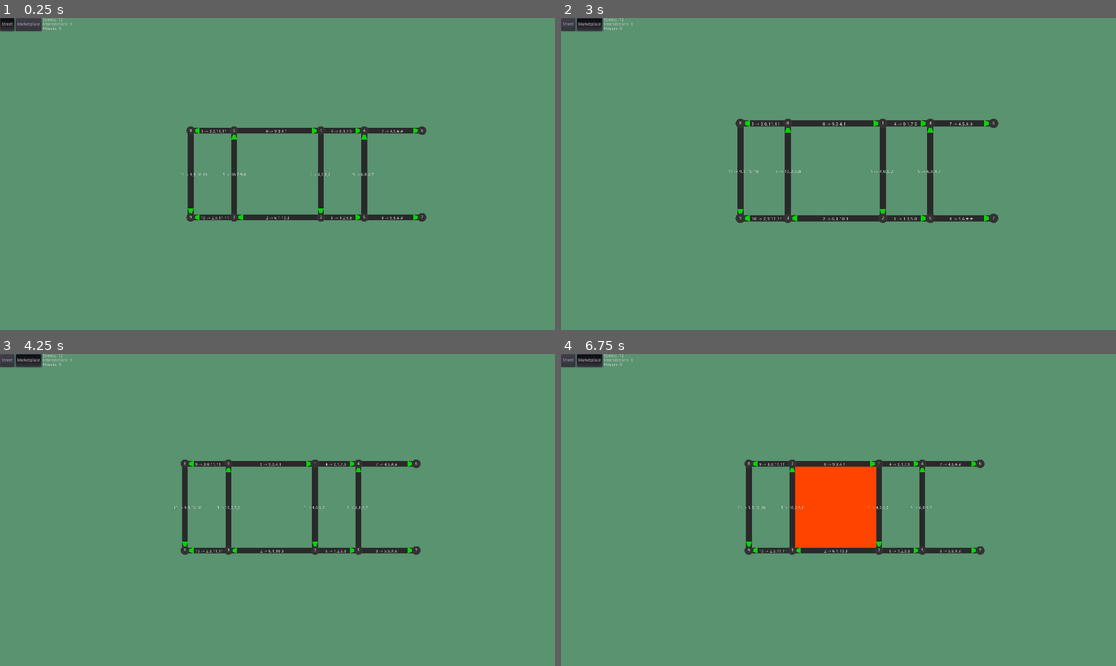
Above: before the commit, frames 1-4 (two rows, left to right).
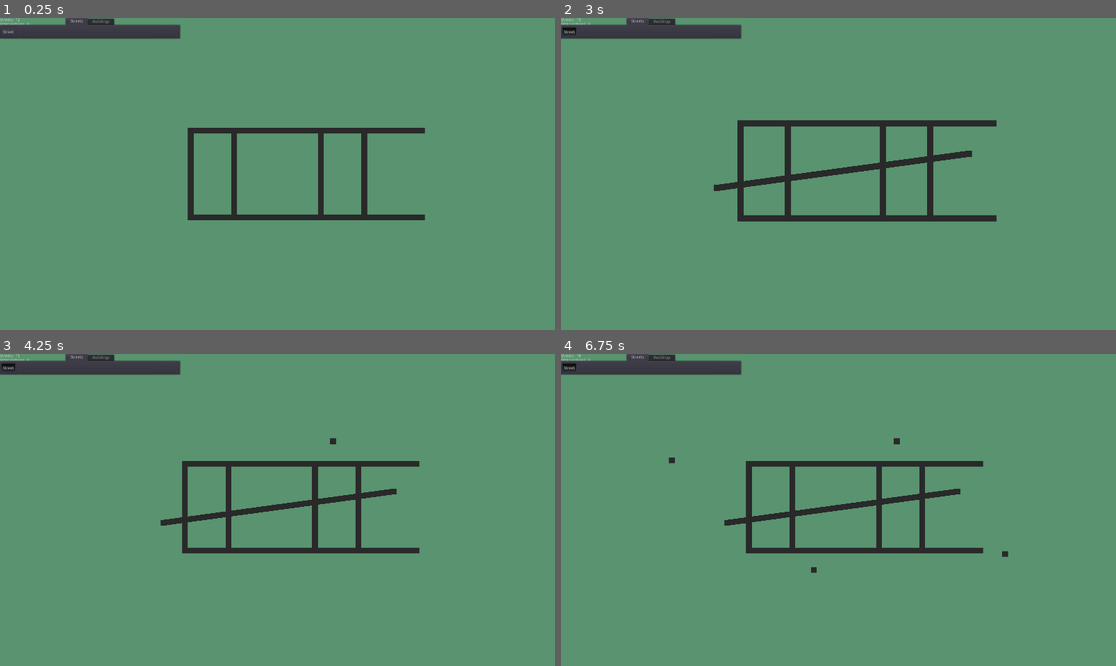
Above: after the commit, the same moments.

Repository: gilengel/chama
Game: Godot game, scene res://City.tscn
Same seed, same stepped clock (60 frames per second), same inputs: the game is played once before the commit and once after it.
Inputs (mouse positions are in pixels of both pictures, inside the frame that each line leads up to):
- Up to frame 1 (0.25 s): no input
- Up to frame 2 (3 s): click "Street" at 0.5 s; click (588, 24) at 1.25 s, where only the run before the commit has a clickable "Marketplace"; tap Enter at 2 s; move the mouse to (960, 158) at 2.02 s; press the mouse at (960, 158) at 2.03 s; hold D 2.03-2.78 s; tap Space at 2.75 s; move the mouse to (727, 189) at 2.77 s; release the mouse at (727, 189) at 2.78 s; hold S from 2.78 s (still down); tap Mouse wheel up (zoom_in) at 2.85 s; click (727, 189) at 2.92 s
- Up to frame 3 (4.25 s): tap Enter at 3.5 s; move the mouse to (333, 441) at 3.52 s; release S at 3.53 s; hold D from 3.53 s (still down); hold Mouse wheel down (zoom_out) from 3.53 s (still down); click (333, 441) at 3.67 s
- Up to frame 4 (6.75 s): tap Space at 4.25, 5.75 s; move the mouse to (810, 572) at 4.27 s; release D at 4.28 s; release Mouse wheel down (zoom_out) at 4.28 s; hold W 4.28-5.03 s; click (810, 572) at 4.35 s; tap Enter at 5 s; move the mouse to (1005, 556) at 5.02 s; hold Mouse wheel up (zoom_in) 5.03-5.78 s; hold A 5.03-6.53 s; click (1005, 556) at 5.17 s; move the mouse to (672, 463) at 5.77 s; tap Mouse wheel down (zoom_out) at 5.85 s; click (672, 463) at 5.92 s; move the mouse to (866, 510) at 6.52 s; press the mouse at (866, 510) at 6.53 s; hold S from 6.53 s (still down)

The runs differ from the first frame. In frame 1, 2.1% of the frame differs, in the area x 0-77%, y 0-66%; in frame 2, 3.1%; in frame 3, 2.9%; in frame 4, 6.5%, in the area x 0-81%, y 0-71%.

Commit message:
Restructure code and new GUI

Diff:
--- /dev/null
+++ b/Buildable.gd
@@ -0,0 +1,5 @@
+class_name Buildable
+extends Polygon2D
+
+func get_ui_name():
+	pass
--- a/Building.gd
+++ b/Building.gd
@@ -1,10 +1,10 @@
 class_name Building
-extends Polygon2D
+extends Buildable
 
 const MAX_FLOAT = 1.79769e308
 
 func min_area():
-	return 0
+	pass
 
 func max_area():
 	return MAX_FLOAT
--- /dev/null
+++ b/Buildings/Church.gd
@@ -0,0 +1,8 @@
+class_name Church
+extends Building
+
+func get_ui_name():
+	return "Church"
+
+func min_area():
+	return 0
--- /dev/null
+++ b/Buildings/Farm.gd
@@ -0,0 +1,8 @@
+class_name Farm
+extends Building
+
+func get_ui_name():
+	return "Farm"
+
+func min_area():
+	return 0
--- a/Marketplace.gd
+++ b/Buildings/Marketplace.gd
@@ -3,5 +3,8 @@
 
 const MIN_AREA = pow(400, 2)
 
+func get_ui_name():
+	return "Marketplace"
+
 func min_area():
 	return MIN_AREA
--- /dev/null
+++ b/BuildingsManager.gd
@@ -0,0 +1,104 @@
+extends Node
+
+# ==============================================================================
+
+onready var _game_state_manager = get_node("../../City")
+onready var _intersection_manager : IntersectionManager = get_node("../IntersectionManager")
+onready var _district_manager : DistrictManager = get_node("../DistrictManager")
+onready var _street_manager : StreetManager = get_node("../StreetManager")
+
+onready var _gui_main_panel : MainPanel = get_node("/root/City/CanvasLayer/GUI/MainPanel")
+
+# ==============================================================================
+
+var Building = preload("res://Building.gd")
+var District = preload("res://District.gd")
+
+# ==============================================================================
+
+# Declare member variables here. Examples:
+# var a = 2
+# var b = "text"
+
+var temp_building : Building = null
+
+var enabled = false
+
+# Called when the node enters the scene tree for the first time.
+func _ready():
+	temp_building = Marketplace.new()
+	add_child(temp_building)
+
+	_gui_main_panel.connect("building_changed", self, "_change_temp_building")
+
+func _change_temp_building(building : Buildable):
+	if building:
+		enabled = true
+
+		remove_child(temp_building)
+		temp_building = building.duplicate()
+		add_child(temp_building)
+	else:
+		enabled = false
+
+		remove_child(temp_building)
+
+
+func _enclosed(start: Street, side : int):
+	var next = start.get_next(side)
+	var street = start
+	var forward = true
+
+	var streets = []
+	var points = []
+	var i = 0
+	while next != start and next:
+		streets.append(street)
+
+		if forward:
+			next = street.get_next(side)
+
+			#print("%s -> %s" % [street.get_id(), next.get_id()])
+
+			points.append(street.start.position)
+		else:
+			next = street.get_previous(side)
+
+			points.append(street.end.position)
+
+		if next and (street.end == next.end or street.start == next.start):
+			forward = !forward
+
+			side = District.Side.LEFT if side == District.Side.RIGHT else District.Side.RIGHT
+
+
+		street = next
+
+	return { "enclosed": next == start, "streets": streets, "points": points }
+
+func _input(event):
+	if not enabled:
+		return
+
+	if event is InputEventMouseMotion:
+		var s = _street_manager.get_closest_streets_to(event.global_position)
+		var left_enclosed = _enclosed(s.street, s.side)
+		if left_enclosed.enclosed:
+			temp_building.polygon = left_enclosed.points
+
+			if temp_building.area() < temp_building.min_area():
+				temp_building.color = Color.orangered
+			else:
+				temp_building.color = Color.white
+
+
+
+
+
+
+func _on_marketplace_toggled(button_pressed):
+	print(":)")
+
+
+func _on_build_marketplace_toggled():
+	pass # Replace with function body.
--- /dev/null
+++ b/BuildingsManager.tscn
@@ -0,0 +1,26 @@
+[gd_scene load_steps=6 format=2]
+
+[ext_resource path="res://Buildings/Farm.gd" type="Script" id=1]
+[ext_resource path="res://Buildings/Marketplace.gd" type="Script" id=2]
+[ext_resource path="res://Buildings/Church.gd" type="Script" id=3]
+[ext_resource path="res://BuildingsManager.gd" type="Script" id=4]
+[ext_resource path="res://Street.gd" type="Script" id=5]
+
+[node name="BuildingsManager" type="Node"]
+script = ExtResource( 4 )
+
+[node name="Buildings" type="Node" parent="."]
+
+[node name="Marketplace" type="Polygon2D" parent="Buildings"]
+script = ExtResource( 2 )
+
+[node name="Church" type="Polygon2D" parent="Buildings"]
+script = ExtResource( 3 )
+
+[node name="Farm" type="Polygon2D" parent="Buildings"]
+script = ExtResource( 1 )
+
+[node name="Streets" type="Node" parent="."]
+
+[node name="Street" type="Polygon2D" parent="Streets"]
+script = ExtResource( 5 )
--- a/City.tscn
+++ b/City.tscn
@@ -1,6 +1,5 @@
-[gd_scene load_steps=12 format=2]
+[gd_scene load_steps=13 format=2]
 
-[ext_resource path="res://Street.gd" type="Script" id=1]
 [ext_resource path="res://District.gd" type="Script" id=2]
 [ext_resource path="res://City.gd" type="Script" id=3]
 [ext_resource path="res://Camera2D.gd" type="Script" id=4]
@@ -8,9 +7,20 @@
 [ext_resource path="res://StreetManager.gd" type="Script" id=6]
 [ext_resource path="res://DistrictManager.gd" type="Script" id=7]
 [ext_resource path="res://IntersectionManager.gd" type="Script" id=8]
-[ext_resource path="res://GUI.gd" type="Script" id=9]
+[ext_resource path="res://GUI/GUI.gd" type="Script" id=9]
 [ext_resource path="res://HouseManager.gd" type="Script" id=10]
-[ext_resource path="res://Marketplace.gd" type="Script" id=11]
+[ext_resource path="res://BuildingsManager.tscn" type="PackedScene" id=12]
+[ext_resource path="res://GUI/MainPanel.tscn" type="PackedScene" id=13]
+
+[sub_resource type="GDScript" id=1]
+script/source = "class_name Marketplace
+extends Building
+
+const MIN_AREA = pow(400, 2)
+
+func min_area():
+	return MIN_AREA
+"
 
 [node name="City" type="Node2D"]
 script = ExtResource( 3 )
@@ -18,51 +28,39 @@
 [node name="CanvasLayer" type="CanvasLayer" parent="."]
 
 [node name="GUI" type="MarginContainer" parent="CanvasLayer"]
-margin_right = 50.0
-margin_bottom = 40.0
+margin_right = 1920.0
+margin_bottom = 60.0
 script = ExtResource( 9 )
 __meta__ = {
 "_edit_use_anchors_": false
 }
 
 [node name="HBoxContainer" type="HBoxContainer" parent="CanvasLayer/GUI"]
-margin_right = 308.0
-margin_bottom = 45.0
+margin_right = 1920.0
+margin_bottom = 60.0
 
-[node name="Btn_Street" type="Button" parent="CanvasLayer/GUI/HBoxContainer"]
-margin_right = 50.0
-margin_bottom = 45.0
-toggle_mode = true
-pressed = true
-text = "Street"
+[node name="HBoxContainer" type="HBoxContainer" parent="CanvasLayer/GUI/HBoxContainer"]
+margin_right = 160.0
+margin_bottom = 60.0
 
-[node name="Btn_Marketplace" type="Button" parent="CanvasLayer/GUI/HBoxContainer"]
-margin_left = 54.0
-margin_right = 144.0
-margin_bottom = 45.0
-toggle_mode = true
-text = "Marketplace"
-__meta__ = {
-"_edit_use_anchors_": false
-}
-
-[node name="MarginContainer" type="MarginContainer" parent="CanvasLayer/GUI/HBoxContainer"]
-margin_left = 148.0
-margin_right = 308.0
-margin_bottom = 45.0
+[node name="MarginContainer" type="MarginContainer" parent="CanvasLayer/GUI/HBoxContainer/HBoxContainer"]
+margin_right = 160.0
+margin_bottom = 60.0
 rect_min_size = Vector2( 160, 0 )
 
-[node name="RichTextLabel" type="RichTextLabel" parent="CanvasLayer/GUI/HBoxContainer/MarginContainer"]
+[node name="RichTextLabel" type="RichTextLabel" parent="CanvasLayer/GUI/HBoxContainer/HBoxContainer/MarginContainer"]
 margin_right = 160.0
-margin_bottom = 45.0
+margin_bottom = 60.0
 bbcode_enabled = true
 bbcode_text = "Streets: 100 Intersections: 100 Houses: 100"
 text = "Streets: 100 Intersections: 100 Houses: 100"
 fit_content_height = true
 
-[node name="Street" type="Node2D" parent="."]
-visible = false
-script = ExtResource( 1 )
+[node name="MainPanel" parent="CanvasLayer/GUI" instance=ExtResource( 13 )]
+anchor_right = 0.0
+anchor_bottom = 0.0
+margin_right = 1920.0
+margin_bottom = 60.0
 
 [node name="Intersection" type="Node" parent="."]
 
@@ -80,6 +78,8 @@
 visible = false
 script = ExtResource( 5 )
 
+[node name="BuildingsManager" parent="." instance=ExtResource( 12 )]
+
 [node name="StreetManager" type="Node" parent="."]
 script = ExtResource( 6 )
 
@@ -95,8 +95,6 @@
 [node name="Buildings" type="Node" parent="."]
 
 [node name="Marketplace" type="Polygon2D" parent="Buildings"]
-script = ExtResource( 11 )
+script = SubResource( 1 )
 
-[connection signal="toggled" from="CanvasLayer/GUI/HBoxContainer/Btn_Street" to="." method="_on_build_street_toggled"]
-[connection signal="toggled" from="CanvasLayer/GUI/HBoxContainer/Btn_Marketplace" to="." method="_on_build_marketplace_toggled"]
 [connection signal="street_count_changed" from="StreetManager" to="CanvasLayer/GUI" method="_on_street_count_changed"]
--- a/GUI.gd
+++ b/GUI/GUI.gd
@@ -1,6 +1,6 @@
 extends MarginContainer
 
-onready var statistics_label = $HBoxContainer/MarginContainer/RichTextLabel
+onready var statistics_label = $HBoxContainer/HBoxContainer/MarginContainer/RichTextLabel
 
 var num_streets = 0
 var num_intersections = 0
--- /dev/null
+++ b/GUI/MainPanel.gd
@@ -0,0 +1,72 @@
+class_name MainPanel
+extends Control
+
+# ==============================================================================
+
+onready var _buildings_manager = get_node("/root/City/BuildingsManager")
+onready var buildings = _buildings_manager.get_node("Buildings")
+onready var streets = _buildings_manager.get_node("Streets")
+
+# ==============================================================================
+
+signal building_changed(building)
+signal street_changed(street)
+
+# ==============================================================================
+
+onready var buildings_tab = $TabContainer/Buildings
+onready var streets_tab = $TabContainer/Streets
+
+# ==============================================================================
+
+var _btn_group : ButtonGroup = ButtonGroup.new()
+
+# ==============================================================================
+
+func _add_building_toggle_button(node: Buildable, tab: Control):
+	var btn = Button.new()
+	btn.toggle_mode = true
+	btn.text = node.get_ui_name()
+	btn.group = _btn_group
+	btn.set_meta("building", node)
+
+	btn.connect("toggled", self, "_toggle_building")
+
+	tab.add_child(btn)
+
+func _add_street_toggle_button(node: Buildable, tab: Control):
+	var btn = Button.new()
+	btn.toggle_mode = true
+	btn.text = node.get_ui_name()
+	btn.group = _btn_group
+	btn.set_meta("street", node)
+
+	btn.connect("toggled", self, "_toggle_street")
+
+	tab.add_child(btn)
+
+func _toggle_building(toggled: bool):
+	if toggled:
+		var building = _btn_group.get_pressed_button().get_meta("building")
+
+		emit_signal("street_changed", null)
+		emit_signal("building_changed", building)
+
+func _toggle_street(toggled: bool):
+	if toggled:
+		var street = _btn_group.get_pressed_button().get_meta("street")
+
+		emit_signal("building_changed", null)
+		emit_signal("street_changed", street)
+
+func _add_building_buttons():
+	for building in buildings.get_children():
+		_add_building_toggle_button(building, buildings_tab)
+
+func _add_street_buttons():
+	for street in streets.get_children():
+		_add_street_toggle_button(street, streets_tab)
+
+func _ready():
+	_add_building_buttons()
+	_add_street_buttons()
--- /dev/null
+++ b/GUI/MainPanel.tscn
@@ -0,0 +1,34 @@
+[gd_scene load_steps=2 format=2]
+
+[ext_resource path="res://GUI/MainPanel.gd" type="Script" id=1]
+
+[node name="MainPanel" type="Control"]
+anchor_right = 1.0
+anchor_bottom = 1.0
+script = ExtResource( 1 )
+__meta__ = {
+"_edit_use_anchors_": false
+}
+
+[node name="TabContainer" type="TabContainer" parent="."]
+margin_right = 622.0
+margin_bottom = 70.0
+__meta__ = {
+"_edit_use_anchors_": false
+}
+
+[node name="Streets" type="HBoxContainer" parent="TabContainer"]
+anchor_right = 1.0
+anchor_bottom = 1.0
+margin_left = 4.0
+margin_top = 32.0
+margin_right = 36.0
+margin_bottom = 36.0
+
+[node name="Buildings" type="HBoxContainer" parent="TabContainer"]
+anchor_right = 1.0
+anchor_bottom = 1.0
+margin_left = 4.0
+margin_top = 32.0
+margin_right = 36.0
+margin_bottom = 36.0
--- a/HouseManager.gd
+++ b/HouseManager.gd
@@ -1,81 +1 @@
 extends Node2D
-
-# ==============================================================================
-
-onready var _game_state_manager = get_node("../../City")
-onready var _intersection_manager : IntersectionManager = get_node("../IntersectionManager")
-onready var _district_manager : DistrictManager = get_node("../DistrictManager")
-onready var _street_manager : StreetManager = get_node("../StreetManager")
-# ==============================================================================
-
-var Building = preload("res://Building.gd")
-var District = preload("res://District.gd")
-
-# ==============================================================================
-
-# Declare member variables here. Examples:
-# var a = 2
-# var b = "text"
-
-var temp_building : Marketplace = null
-
-# Called when the node enters the scene tree for the first time.
-func _ready():
-	temp_building = Marketplace.new()
-	add_child(temp_building)
-
-func _enclosed(start: Street, side : int):
-	var next = start.get_next(side)
-	var street = start
-	var forward = true
-
-	var streets = []
-	var points = []
-	var i = 0
-	while next != start and next:
-		streets.append(street)
-
-		if forward:
-			next = street.get_next(side)
-
-			#print("%s -> %s" % [street.get_id(), next.get_id()])
-
-			points.append(street.start.position)
-		else:
-			next = street.get_previous(side)
-
-			points.append(street.end.position)
-
-		if next and (street.end == next.end or street.start == next.start):
-			forward = !forward
-
-			side = District.Side.LEFT if side == District.Side.RIGHT else District.Side.RIGHT
-
-
-		street = next
-
-	return { "enclosed": next == start, "streets": streets, "points": points }
-
-func _input(event):
-	if event is InputEventMouseMotion:
-		var s = _street_manager.get_closest_streets_to(event.global_position)
-		var left_enclosed = _enclosed(s.street, s.side)
-		if left_enclosed.enclosed:
-			temp_building.polygon = left_enclosed.points
-
-			if temp_building.area() < temp_building.min_area():
-				temp_building.color = Color.orangered
-			else:
-				temp_building.color = Color.white
-
-
-
-
-
-
-func _on_marketplace_toggled(button_pressed):
-	print(":)")
-
-
-func _on_build_marketplace_toggled():
-	pass # Replace with function body.
--- a/Intersection.gd
+++ b/Intersection.gd
@@ -9,6 +9,8 @@
 var _cnt_outgoing_streets = 0
 
 const MAX_FLOAT = 2147483647
+
+var color = Color(42.0 / 255, 42.0 / 255, 43.0 / 255)
 
 onready var _id = get_index() setget set_id, get_id
 
@@ -249,9 +251,10 @@
 			_reorder()
 
 func _draw():
-	draw_circle(Vector2(0, 0), 15, Color(0.2, 0.2, 0.2, 1))
+	#draw_circle(Vector2(0, 0), 10, Color(0.2, 0.2, 0.2, 1))
+	draw_rect(Rect2(Vector2(-10, -10), Vector2(20, 20)), color)
 
 	var label = Label.new()
 	var font = label.get_font("")
 
-	draw_string(font, Vector2(-4, 4), "%s" % get_id())
+	#draw_string(font, Vector2(-4, 4), "%s" % get_id())
--- a/Street.gd
+++ b/Street.gd
@@ -1,20 +1,14 @@
 class_name Street
-extends Node2D
+extends Buildable
 
 # intersections
 var start = null
 var end  = null
 
-var _left_district = null setget set_left_district, get_left_district
-var _right_district = null setget set_right_district, get_right_district
-
-var District = preload("res://District.gd")
-
 var midpoints = []
 
 var rng = RandomNumberGenerator.new()
 
-var color = Color(42.0 / 255, 42.0 / 255, 43.0 / 255)
 var outline = false
 const WIDTH = 10
 const MIN_LENGTH = 50
@@ -22,11 +16,6 @@
 var norm = Vector2(0, 0)
 var angle = null
 
-var polygon = []
-
-#var _previous setget set_previous, get_previous # Street
-#var _next setget set_next, get_next # Street
-
 var _next = []
 var _previous = []
 
@@ -38,7 +27,14 @@
 func get_id():
 	return _id
 
+func get_ui_name():
+	return "Street"
+
 func _ready():
+	color = Color(42.0 / 255, 42.0 / 255, 43.0 / 255)
+
+	polygon.resize(4)
+
 	_next.resize(2)
 	_previous.resize(2)
 
@@ -86,26 +82,8 @@
 	else:
 		return get_previous(side)
 
-func set_left_district(district):
-	_left_district = district
-
-func get_left_district():
-	return _left_district
-
-func set_right_district(district):
-	_right_district = district
-
-func get_right_district():
-	return _right_district
-
 func set_start(new_start):
 	if start:
-#		if _left_district:
-#			_left_district.intersections.erase(start)
-#
-#		if _right_district:
-#			_right_district.intersections.erase(start)
-
 		start.remove_outgoing_street(self)
 
 	global_position = new_start.position
@@ -115,12 +93,6 @@
 	new_start.update()
 
 	update()
-
-func get_district(side):
-	if side == District.Side.LEFT:
-		return _left_district
-	else:
-		return _right_district
 
 func _update_geometry():
 	# add random midpoints
@@ -133,11 +105,14 @@
 	midpoints.clear()
 
 	var perp_vec = Vector2(-norm.y, norm.x)
-	polygon.clear()
-	polygon.append(perp_vec * WIDTH)
-	polygon.append(end.position - global_position + perp_vec * WIDTH)
-	polygon.append(end.position - global_position - perp_vec * WIDTH)
-	polygon.append(-perp_vec * WIDTH)
+	#if polygon.empty():
+
+	polygon = PoolVector2Array( [
+		perp_vec * WIDTH,
+		end.position - global_position + perp_vec * WIDTH,
+		end.position - global_position - perp_vec * WIDTH,
+		-perp_vec * WIDTH
+	] )
 
 	update()
 
@@ -338,42 +313,42 @@
 	]
 	print(text)
 
-func _draw():
-	draw_colored_polygon(polygon, color)
-
-	if outline:
-		var p = polygon
-		p.append(p[0])
-		draw_polyline(p, Color.white, 4)
-
-	if start and end:
-
-		var polygon = []
-		var perp_vec = Vector2(-norm.y, norm.x)
-		polygon.append(perp_vec * WIDTH + norm * (length() - 30))
-		polygon.append(end.position - global_position)
-		polygon.append(-perp_vec * WIDTH + norm * (length() - 30))
-
-		var color = Color(0, 1.0, 0, 0.8)
-		draw_polygon(polygon, [color, color, color])
-#
-
-
-		var a = get_previous(District.Side.LEFT)
-		var b = get_previous(District.Side.RIGHT)
-		var c = get_next(District.Side.LEFT)
-		var d = get_next(District.Side.RIGHT)
-
-		var label = Label.new()
-		var font = label.get_font("")
-
-		var text = "%s -> %s,%s,%s,%s" % [
-			get_id(),
-			a.get_id() if a else "#",
-			b.get_id() if b else "#",
-			c.get_id() if c else "#",
-			d.get_id() if d else "#",
-		]
-
-		var v = (end.position - global_position).normalized() * (end.position - global_position).length() / 2.0 - Vector2(40, 0)
-		draw_string(font, v + Vector2(0,7), text, Color.white)
+#func _draw():
+#	draw_colored_polygon(polygon, color)
+#
+#	if outline:
+#		var p = polygon
+#		p.append(p[0])
+#		draw_polyline(p, Color.white, 4)
+
+#	if start and end:
+#
+#		var polygon = []
+#		var perp_vec = Vector2(-norm.y, norm.x)
+#		polygon.append(perp_vec * WIDTH + norm * (length() - 30))
+#		polygon.append(end.position - global_position)
+#		polygon.append(-perp_vec * WIDTH + norm * (length() - 30))
+#
+#		var color = Color(0, 1.0, 0, 0.8)
+#		draw_polygon(polygon, [color, color, color])
+##
+#
+#
+#		var a = get_previous(District.Side.LEFT)
+#		var b = get_previous(District.Side.RIGHT)
+#		var c = get_next(District.Side.LEFT)
+#		var d = get_next(District.Side.RIGHT)
+#
+#		var label = Label.new()
+#		var font = label.get_font("")
+#
+#		var text = "%s -> %s,%s,%s,%s" % [
+#			get_id(),
+#			a.get_id() if a else "#",
+#			b.get_id() if b else "#",
+#			c.get_id() if c else "#",
+#			d.get_id() if d else "#",
+#		]
+#
+#		var v = (end.position - global_position).normalized() * (end.position - global_position).length() / 2.0 - Vector2(40, 0)
+#		draw_string(font, v + Vector2(0,7), text, Color.white)
--- a/StreetManager.gd
+++ b/StreetManager.gd
@@ -27,6 +27,8 @@
 onready var _intersection_manager : IntersectionManager = get_node("../IntersectionManager")
 onready var _camera = get_node("../Camera2D")
 
+onready var _gui_main_panel : MainPanel = get_node("/root/City/CanvasLayer/GUI/MainPanel")
+
 # ==============================================================================
 
 enum State {NOTHING, START_STREET, END_STREET}
@@ -35,6 +37,8 @@
 var _starting_street
 var _starting_intersection
 var _valid_street = false
+
+var enabled = true
 
 var temp = { "start": Vector2(0, 0), "end": Vector2(0,0)}
 
@@ -100,7 +104,13 @@
 
 # Called when the node enters the scene tree for the first time.
 func _ready():
-	pass
+	_gui_main_panel.connect("street_changed", self, "_change_temp_street")
+
+func _change_temp_street(street : Buildable):
+	if street:
+		enabled = true
+	else:
+		enabled = false
 
 func _update_temp_street_start(position):
 	_starting_intersection = _intersection_manager.is_near_intersection(position, 50)
@@ -151,7 +161,7 @@
 			_valid_street = false
 
 func _input(event):
-	if _game_state_manager.mode != _game_state_manager.BUILD_MODE.STREET:
+	if not enabled:
 		return
 
 	if event is InputEventMouseButton:
--- a/project.godot
+++ b/project.godot
@@ -10,9 +10,19 @@
 
 _global_script_classes=[ {
 "base": "Polygon2D",
+"class": "Buildable",
+"language": "GDScript",
+"path": "res://Buildable.gd"
+}, {
+"base": "Buildable",
 "class": "Building",
 "language": "GDScript",
 "path": "res://Building.gd"
+}, {
+"base": "Building",
+"class": "Church",
+"language": "GDScript",
+"path": "res://Buildings/Church.gd"
 }, {
 "base": "Node2D",
 "class": "District",
@@ -24,6 +34,11 @@
 "language": "GDScript",
 "path": "res://DistrictManager.gd"
 }, {
+"base": "Building",
+"class": "Farm",
+"language": "GDScript",
+"path": "res://Buildings/Farm.gd"
+}, {
 "base": "Node2D",
 "class": "Intersection",
 "language": "GDScript",
@@ -34,12 +49,17 @@
 "language": "GDScript",
 "path": "res://IntersectionManager.gd"
 }, {
+"base": "Control",
+"class": "MainPanel",
+"language": "GDScript",
+"path": "res://GUI/MainPanel.gd"
+}, {
 "base": "Building",
 "class": "Marketplace",
 "language": "GDScript",
-"path": "res://Marketplace.gd"
+"path": "res://Buildings/Marketplace.gd"
 }, {
-"base": "Node2D",
+"base": "Buildable",
 "class": "Street",
 "language": "GDScript",
 "path": "res://Street.gd"
@@ -50,11 +70,15 @@
 "path": "res://StreetManager.gd"
 } ]
 _global_script_class_icons={
+"Buildable": "",
 "Building": "",
+"Church": "",
 "District": "",
 "DistrictManager": "",
+"Farm": "",
 "Intersection": "",
 "IntersectionManager": "",
+"MainPanel": "",
 "Marketplace": "",
 "Street": "",
 "StreetManager": ""
